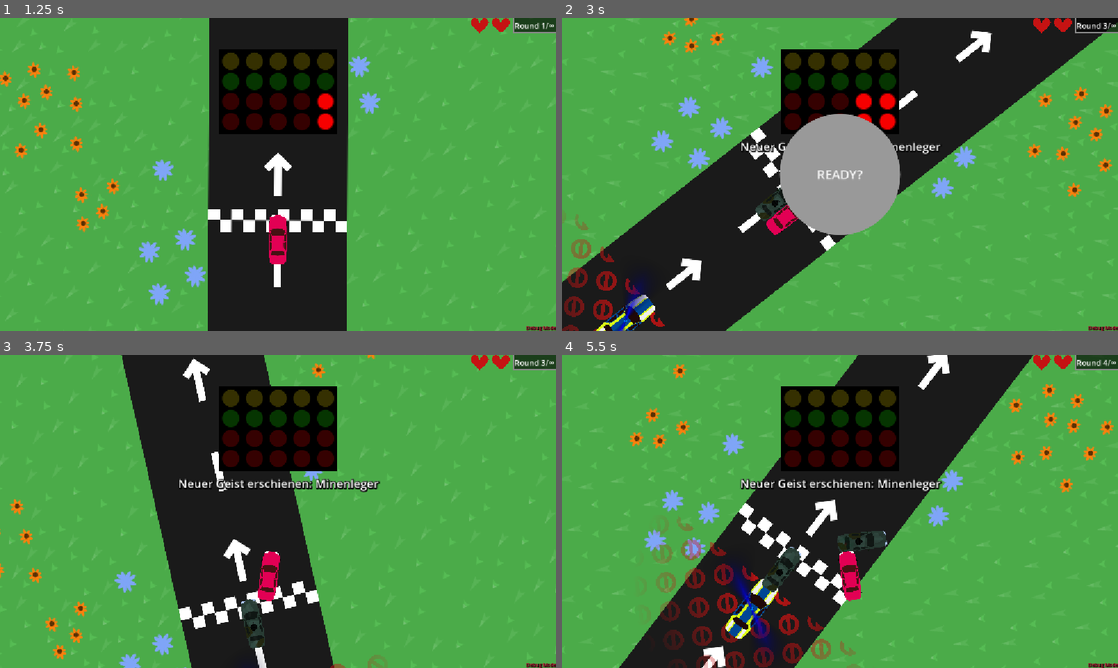
Above: before the commit, frames 1-4 (two rows, left to right).
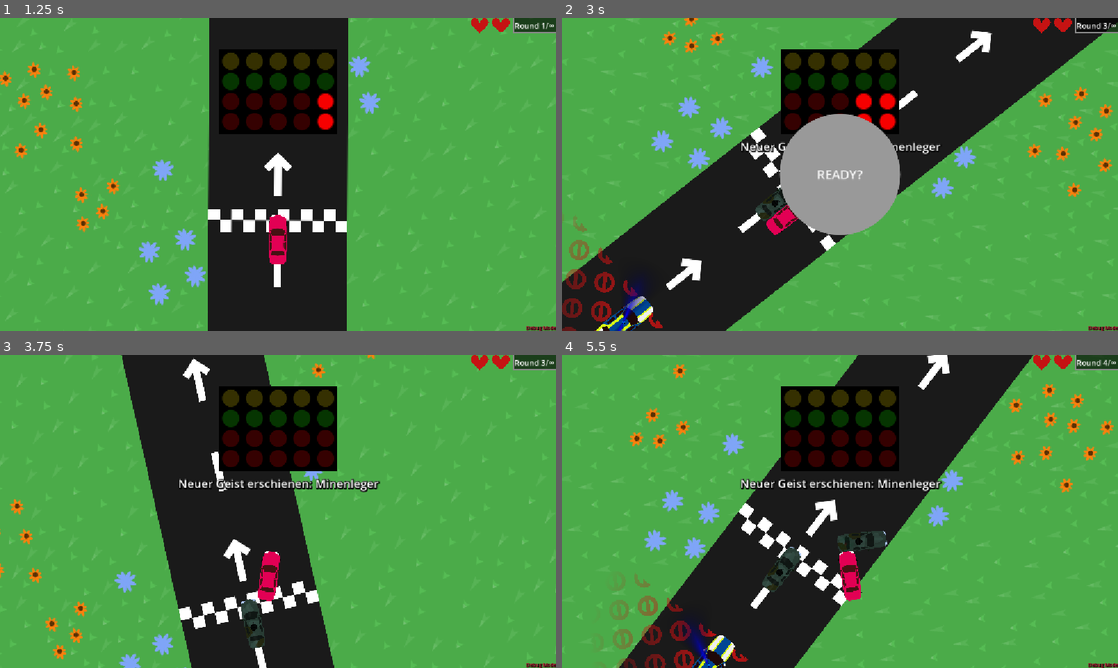
Above: after the commit, the same moments.

Repository: KIT-GameJam/dattel-jam
Game: Godot game, scene res://core/game_manager.tscn
The game is run twice, just before and just after one commit, with the same random seed, the same clock (stepped at 60 frames per second) and the same inputs. Sound files missing from this copy of the repository are replaced by a short silence.
Inputs (mouse positions are in pixels of both pictures, inside the frame that each line leads up to):
- Up to frame 1 (1.25 s): click "READY?" at 0.5 s
- Up to frame 2 (3 s): move the mouse to (962, 158) at 1.27 s; hold D (right) 1.28-2 s; tap Space (temp_reach_goal) at 1.35, 2.85 s; click "READY?" at 2 s; move the mouse to (728, 190) at 2.77 s; hold S (down) from 2.78 s (still down)
- Up to frame 3 (3.75 s): move the mouse to (333, 442) at 3.52 s; release S (down) at 3.53 s; hold D (right) from 3.53 s (still down); tap Space (temp_reach_goal) at 3.6 s
- Up to frame 4 (5.5 s): move the mouse to (812, 574) at 4.27 s; release D (right) at 4.28 s; hold W (up) 4.28-5.03 s; tap Space (temp_reach_goal) at 4.35, 5.1 s; move the mouse to (1006, 558) at 5.02 s; hold A (left) from 5.03 s (still down)

Frame 1 is identical in both runs. In frame 2, 1.0% of the frame differs, in the area x 0-19%, y 62-100%; in frame 3, 0.1%; in frame 4, 5.1%, in the area x 9-53%, y 51-100%.

Commit message:
Fix curve bug + faster polizei

Diff:
--- a/core/walze.gd
+++ b/core/walze.gd
@@ -1,8 +1,10 @@
 extends Path2D
 
-@export var speed := 50.0
+@export var speed := 195.0
 
 @onready var follow: PathFollow2D = $PathFollow2D
+
+var current_speed := 0.0
 
 func curve_ready() -> void:
 	follow.progress_ratio = 1.0
@@ -10,4 +12,6 @@
 
 func _physics_process(delta: float) -> void:
 	if not Global.get_game().is_race_started: return
-	follow.progress += delta * speed
+	current_speed += delta * 50.0
+	current_speed = min(speed, current_speed)
+	follow.progress += delta * current_speed
--- a/core/walze.tscn
+++ b/core/walze.tscn
@@ -8,6 +8,7 @@
 [ext_resource type="AudioStream" uid="uid://bt350h41lakm1" path="res://assets/sfx/ALAAAAARRMM.ogg" id="6_4smse"]
 
 [sub_resource type="Curve2D" id="Curve2D_nfpf6"]
+resource_local_to_scene = true
 
 [sub_resource type="ShaderMaterial" id="ShaderMaterial_k50l5"]
 shader = ExtResource("2_0srvd")
